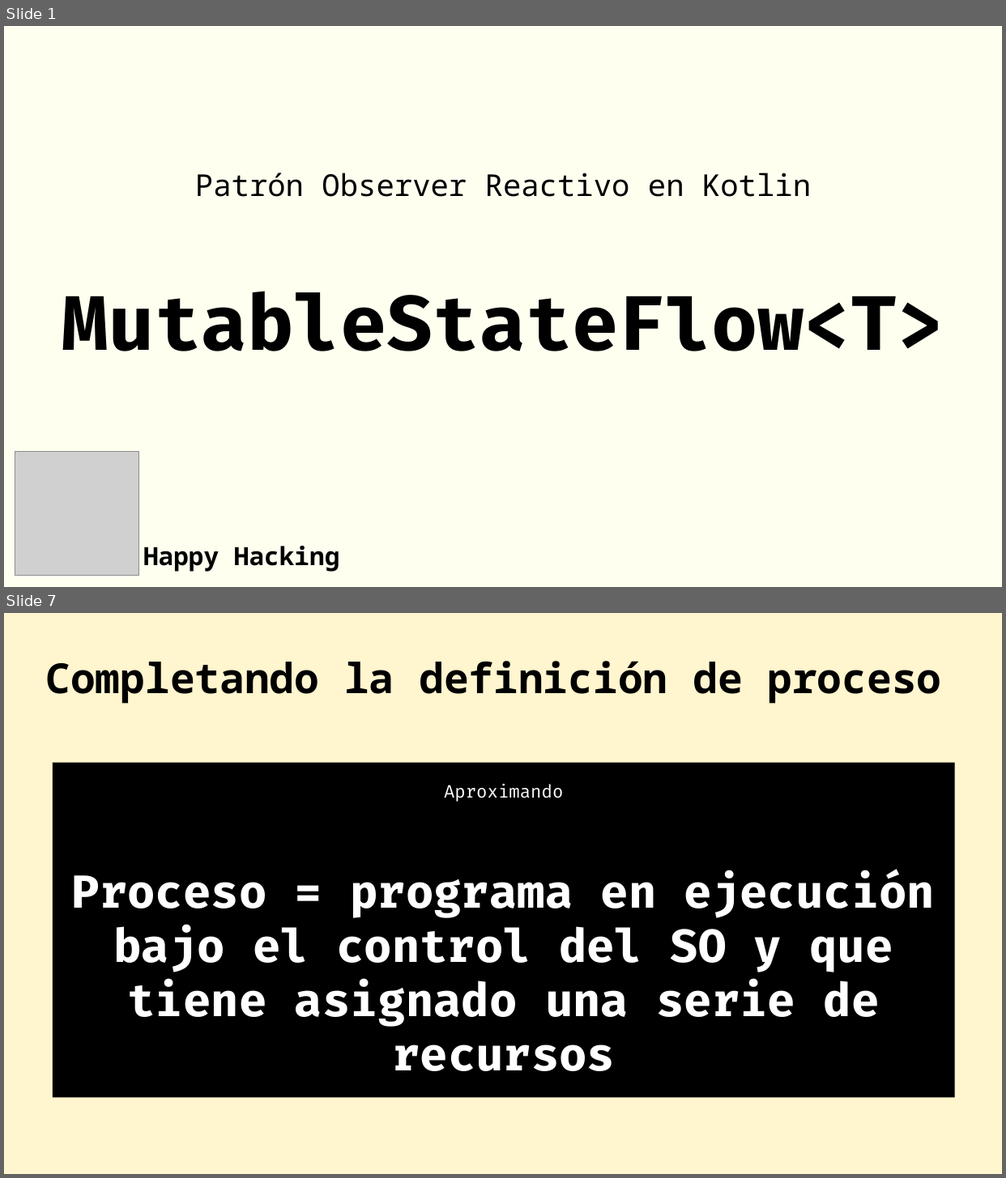
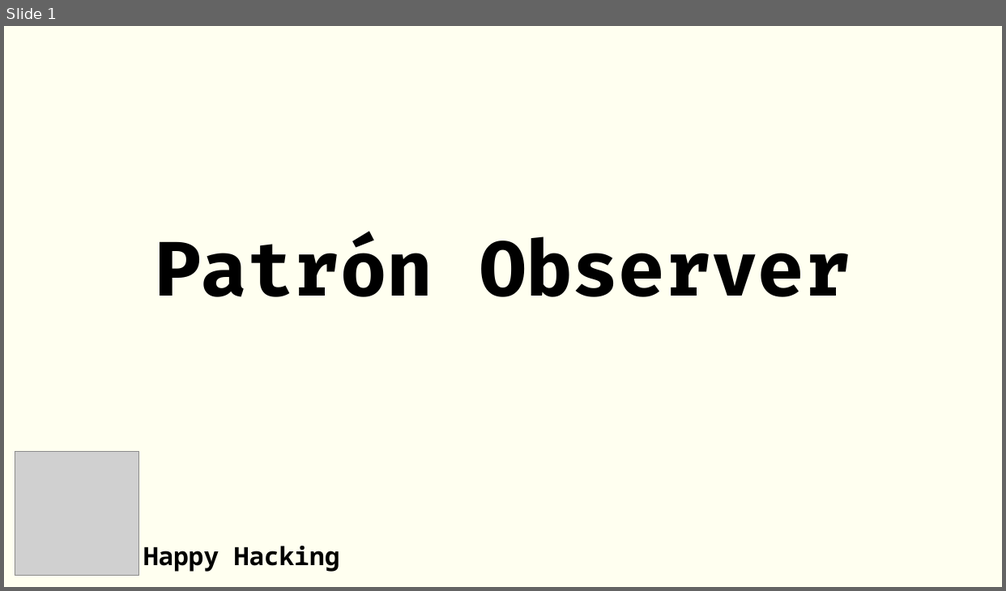
Before and after one commit to rgmf/psp, a slide deck: ut/02_programacion_multihilo/presentacion/mutable_state_flow.odp. Shown one above the other, each under a label of ours: slides 1 and 7 before the commit, slide 1 after it; the slides between them are not shown. The pictures are 1006x1178 and 1006x591 pixels, drawn with LibreOffice and Linux fonts; fonts in the diff are those of the drawing; grey boxes stand for pictures. Boxes give left, top, right and bottom in pixels: in the first picture for what was removed or moved away, otherwise in the second. Text is boxed around its words. In the diff, an @@ line names an element or a change of style, - is before the commit and + after.

```diff
--- a/ut/02_programacion_multihilo/presentacion/mutable_state_flow.odp
+++ b/ut/02_programacion_multihilo/presentacion/mutable_state_flow.odp
@@ slide 7 removed at (4,613,1002,1174), background #FFF5CE @@
@@ title removed at (45,661,941,704) @@
-Completando la definición de proceso
@@ rectangle removed at (53,762,956,1097) @@
-Aproximando
-Proceso = programa en ejecución bajo el control del SO y que tiene asignado una serie de recursos
@@ slide 1 changed as well @@
@@ subtitle at (155,235,850,297): text changed; size 24 to 60 pt; font Noto Sans Mono to Fira Code; bold on @@
-Patrón Observer Reactivo en Kotlin
-MutableStateFlow<T>
+Patrón Observer
```
Also in this commit, not shown: 7 slides added, 28 other slides removed, 2 other files.
